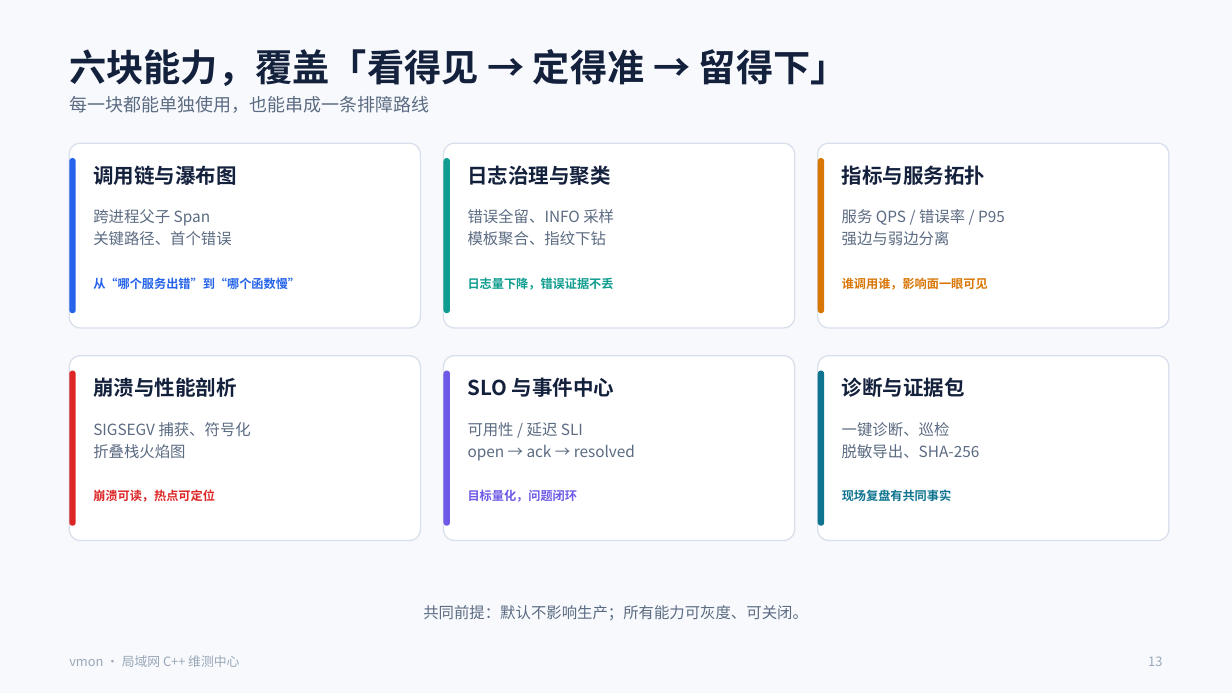
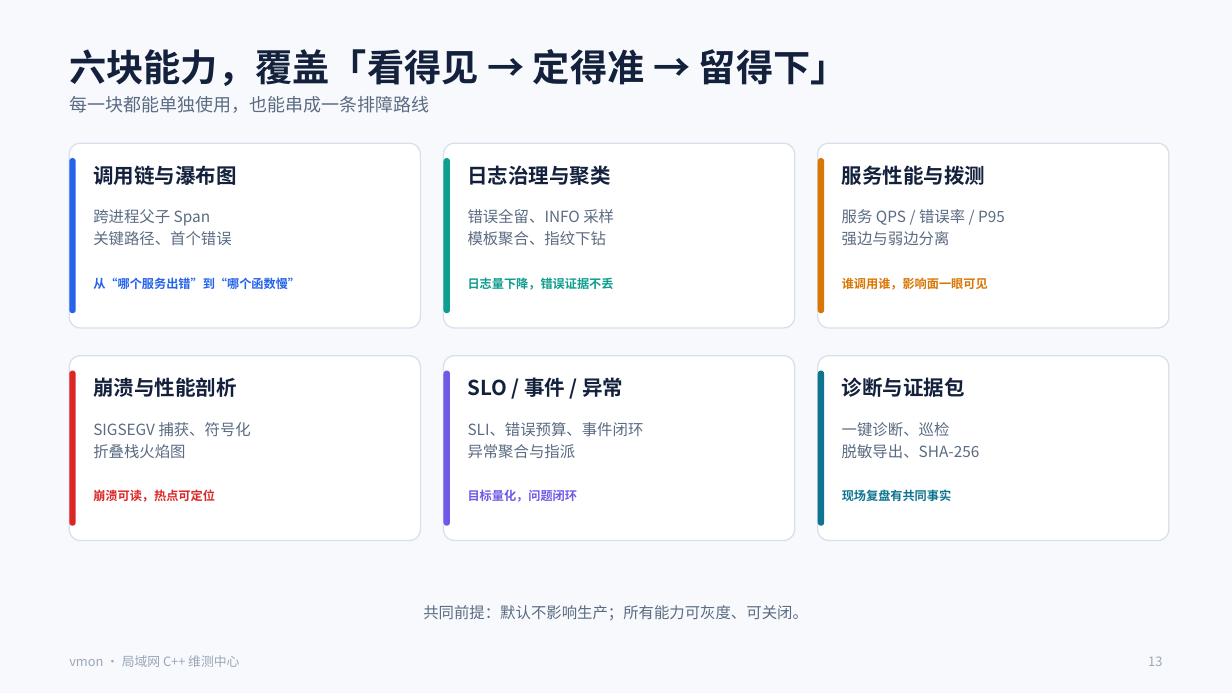
Before and after one commit to git163/CplusTrace, a slide deck: slide 13 of docs/presentation/vmon-intro.pptx. Drawn at 1232x693 pixels with LibreOffice and Linux fonts; fonts in the diff are those of the drawing. Boxes give left, top, right and bottom in pixels: in the first picture for what was removed or moved away, otherwise in the second. Text is boxed around its words. In the diff, an @@ line names an element or a change of style, - is before the commit and + after.

Commit message:
实现异常追踪、静默分组、HTTP 拨测、仪表板快照与可选采样
- Issue：错误日志/崩溃聚合、指派、ack/resolve，Web 异常页与 E2E
- 告警静默：规则/服务/级别/时间窗匹配；同指纹事件 5 分钟合并
- HTTP 拨测：Agent --probe，probe.up/duration/status 指标与总览展示
- 仪表板：metric/traces/logs/text widget，只读快照，Web 页面与 E2E
- 可选能力：-DVMON_ENABLE_CPU_PROFILER 常驻 SIGPROF 采样；
  eBPF/gRPC streaming 提供编译开关与接口层
- 测试：149 个单元/客户端测试，21 类 E2E 场景
- PPT 增加客户端链路拆解页并更新能力/路线图

```diff
--- a/docs/presentation/vmon-intro.pptx
+++ b/docs/presentation/vmon-intro.pptx
@@ text at (842, 165, 985, 185): text changed @@
-指标与服务拓扑
+服务性能与拨测
@@ text at (468, 377, 624, 397): text changed @@
-SLO 与事件中心
+SLO / 事件 / 异常
@@ text at (468, 422, 644, 459): text changed @@
-可用性 / 延迟 SLI
-open → ack → resolved
+SLI、错误预算、事件闭环
+异常聚合与指派
```
Also in this commit, not shown: 5 other slides changed, 1 slide added, 46 other files.
